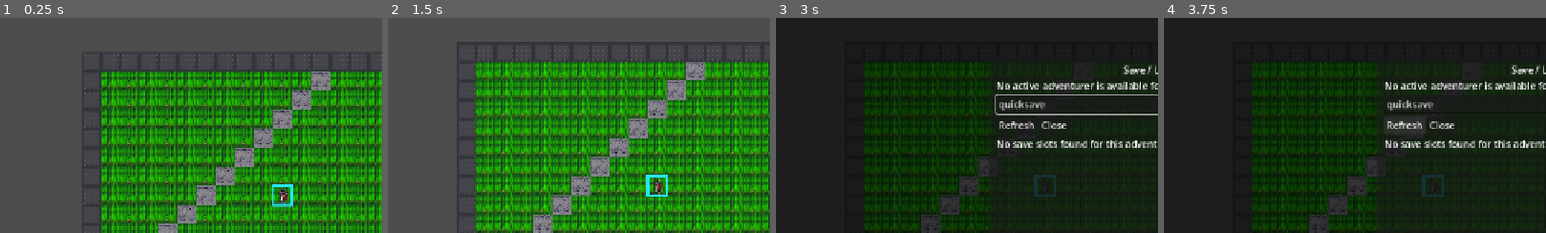
Above: before the commit, frames 1-4 (left to right).
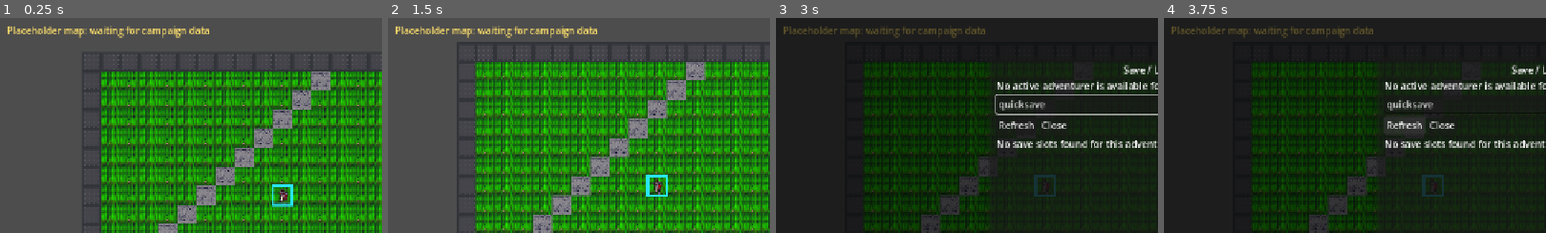
Above: after the commit, the same moments.

Repository: msbel5/ember-rpg
Game: Godot game, scene res://scenes/game_session.tscn
Same seed, same stepped clock (60 frames per second), same inputs: the game is played once before the commit and once after it. This scene is started directly instead of the project's main scene.
Inputs (mouse positions are % of the whole screen's width and height, from its top left):
- Up to frame 1 (0.25 s): no input
- Up to frame 2 (1.5 s): click (43, 96) at 0.52 s; type "Alex" at 0.6 s; click "Send" at 1.25 s
- Up to frame 3 (3 s): click "Quick Save" at 2 s; click "Saves" at 2.75 s
- Up to frame 4 (3.75 s): click "Refresh" at 3.5 s
The pictures show only the part of the screen within x 1-51%, y 11-61%; the shares and areas given below are measured in that part.

The runs differ from the first frame. In frame 1, 1.2% of the frame differs, in the area x 2-55%, y 3-10%; in frame 2, 1.2%; in frame 3, 0.9%; in frame 4, 0.9%.

Commit message:
Fix campaign-first continue filtering and placeholder warnings

Diff:
--- a/godot-client/scenes/title_screen.gd
+++ b/godot-client/scenes/title_screen.gd
@@ -447,10 +447,29 @@
 	sorted_entries.sort_custom(func(left, right) -> bool:
 		return str(left.get("timestamp", "")) > str(right.get("timestamp", ""))
 	)
+	var campaign_entries: Array = []
+	var hidden_incompatible_count := 0
 	for entry in sorted_entries:
 		if entry is Dictionary:
-			load_save_list.add_child(_build_save_row(entry))
-	load_status_label.text = "Found %d save(s)." % sorted_entries.size()
+			if _is_campaign_compatible_save(entry):
+				campaign_entries.append(entry)
+			else:
+				hidden_incompatible_count += 1
+
+	if campaign_entries.is_empty():
+		if hidden_incompatible_count > 0:
+			load_status_label.text = "Only legacy or incompatible saves are available for this player."
+		else:
+			load_status_label.text = "No campaign saves found for this player."
+		return
+
+	for entry in campaign_entries:
+		load_save_list.add_child(_build_save_row(entry))
+	_sync_load_browser_row_buttons()
+	if hidden_incompatible_count > 0:
+		load_status_label.text = "Found %d campaign save(s). Hidden %d legacy save(s)." % [campaign_entries.size(), hidden_incompatible_count]
+	else:
+		load_status_label.text = "Found %d campaign save(s)." % campaign_entries.size()
 
 
 func _build_save_row(entry: Dictionary) -> Control:
@@ -477,9 +496,11 @@
 	row.add_child(info)
 
 	var load_button = Button.new()
+	load_button.name = "LoadButton"
 	var save_id = str(entry.get("save_id", slot_name))
 	load_button.text = "Load"
 	load_button.tooltip_text = "Load %s" % slot_name
+	load_button.disabled = load_browser_busy
 	load_button.pressed.connect(func() -> void:
 		_load_save_from_browser(save_id)
 	)
@@ -488,6 +509,8 @@
 
 
 func _load_save_from_browser(save_id: String) -> void:
+	if load_browser_busy:
+		return
 	if save_id.is_empty():
 		load_status_label.text = "This save is missing a save_id."
 		return
@@ -505,8 +528,23 @@
 	continue_btn.disabled = busy
 	load_refresh_button.disabled = busy
 	load_close_button.disabled = busy
+	_sync_load_browser_row_buttons()
 	if not message.is_empty():
 		load_status_label.text = message
+
+
+func _sync_load_browser_row_buttons() -> void:
+	for child in load_save_list.get_children():
+		if child is HBoxContainer:
+			for grandchild in child.get_children():
+				if grandchild is Button:
+					grandchild.disabled = load_browser_busy
+
+
+func _is_campaign_compatible_save(entry: Dictionary) -> bool:
+	if entry.has("campaign_compatible"):
+		return bool(entry.get("campaign_compatible", true))
+	return false
 
 
 func _update_question_view() -> void:
--- a/godot-client/scripts/ui/minimap_panel.gd
+++ b/godot-client/scripts/ui/minimap_panel.gd
@@ -19,13 +19,17 @@
 
 
 func _refresh() -> void:
-	var map_data = GameState.map_data if not GameState.map_data.is_empty() else TileCatalog.build_placeholder_map(24, 18)
+	var map_data = GameState.map_data
+	if map_data.is_empty():
+		map_texture.texture = null
+		summary_label.text = "No map loaded"
+		return
 	var width = int(map_data.get("width", 0))
 	var height = int(map_data.get("height", 0))
 	var tiles = map_data.get("tiles", [])
 	if width <= 0 or height <= 0 or tiles.is_empty():
 		map_texture.texture = null
-		summary_label.text = "No map loaded"
+		summary_label.text = "Placeholder map loaded" if bool(map_data.get("placeholder", false)) else "No map loaded"
 		return
 
 	var image = Image.create(width, height, false, Image.FORMAT_RGBA8)
@@ -41,7 +45,10 @@
 		image.set_pixel(player_pos.x, player_pos.y, Color(0.95, 0.28, 0.20))
 
 	map_texture.texture = ImageTexture.create_from_image(image)
-	summary_label.text = "%s  %dx%d" % [GameState.get_display_location(), width, height]
+	if bool(map_data.get("placeholder", false)):
+		summary_label.text = "Placeholder map loaded  %dx%d" % [width, height]
+	else:
+		summary_label.text = "%s  %dx%d" % [GameState.get_display_location(), width, height]
 
 
 func _color_for_tile(tile_name: String) -> Color:
--- a/godot-client/scripts/ui/save_load_panel.gd
+++ b/godot-client/scripts/ui/save_load_panel.gd
@@ -113,6 +113,7 @@
 	row.add_child(details)
 
 	var load_button = Button.new()
+	load_button.name = "LoadButton"
 	load_button.text = "Load"
 	load_button.disabled = _is_busy
 	load_button.pressed.connect(func() -> void:
@@ -121,6 +122,7 @@
 	row.add_child(load_button)
 
 	var delete_button = Button.new()
+	delete_button.name = "DeleteButton"
 	delete_button.text = "Delete"
 	delete_button.disabled = _is_busy
 	delete_button.pressed.connect(func() -> void:
--- a/godot-client/scripts/world/world_view.gd
+++ b/godot-client/scripts/world/world_view.gd
@@ -9,11 +9,22 @@
 @onready var entity_layer: Node2D = $WorldViewport/WorldRoot/EntityLayer
 @onready var selection_layer = $WorldViewport/WorldRoot/SelectionLayer
 @onready var world_camera: Camera2D = $WorldViewport/WorldRoot/WorldCamera
+var _placeholder_banner: Label
 
 
 func _ready() -> void:
 	mouse_filter = Control.MOUSE_FILTER_STOP
 	mouse_exited.connect(_on_mouse_exited)
+	_placeholder_banner = Label.new()
+	_placeholder_banner.name = "PlaceholderBanner"
+	_placeholder_banner.visible = false
+	_placeholder_banner.mouse_filter = Control.MOUSE_FILTER_IGNORE
+	_placeholder_banner.position = Vector2(12, 12)
+	_placeholder_banner.z_index = 100
+	_placeholder_banner.text = "Placeholder map: waiting for campaign data"
+	_placeholder_banner.add_theme_color_override("font_color", Color(1.0, 0.88, 0.42))
+	_placeholder_banner.add_theme_font_size_override("font_size", 16)
+	add_child(_placeholder_banner)
 
 	if get_node_or_null("/root/GameState") != null:
 		GameState.map_loaded.connect(_refresh_from_state)
@@ -28,9 +39,11 @@
 
 
 func _refresh_from_state(_payload = null) -> void:
-	var map_payload: Dictionary = GameState.map_data if not GameState.map_data.is_empty() else TileCatalog.build_placeholder_map()
+	var has_real_map := not GameState.map_data.is_empty()
+	var map_payload: Dictionary = GameState.map_data if has_real_map else TileCatalog.build_placeholder_map()
 	if map_payload.is_empty():
 		map_payload = TileCatalog.build_placeholder_map()
+	_update_placeholder_banner(not has_real_map or bool(map_payload.get("placeholder", false)))
 	terrain_layer.render_map(map_payload)
 
 	var player_tile = GameState.player_map_pos
@@ -145,6 +158,8 @@
 
 
 func _describe_hover(tile_position: Vector2i, entity: Dictionary) -> String:
+	if _placeholder_banner != null and _placeholder_banner.visible:
+		return _placeholder_banner.text
 	if not entity.is_empty():
 		var actions = entity.get("context_actions", [])
 		if actions is Array and not actions.is_empty():
@@ -184,6 +199,14 @@
 	return screenshot_capture.capture_image(image, folder, prefix)
 
 
+func _update_placeholder_banner(is_placeholder: bool) -> void:
+	if _placeholder_banner == null:
+		return
+	_placeholder_banner.visible = is_placeholder
+	if is_placeholder:
+		_placeholder_banner.text = "Placeholder map: waiting for campaign data"
+
+
 func _on_mouse_exited() -> void:
 	tooltip_text = ""
 	if selection_layer.has_method("clear_hover"):
--- a/godot-client/tests/run_headless_tests.gd
+++ b/godot-client/tests/run_headless_tests.gd
@@ -373,6 +373,19 @@
 		_assert_true(title_alignment_input.text == "CG", "TitleScreen preserves manual alignment edits when returning from summary")
 		_assert_true(title_skills_input.text == "arcana, history", "TitleScreen preserves manual skill edits when returning from summary")
 		_assert_true(title_mig_input.text == "18", "TitleScreen preserves manual stat edits when returning from summary")
+		title_instance._clear_load_rows()
+		title_instance._on_saves_listed([
+			{"save_id": "legacy_a", "slot_name": "legacy_a", "campaign_compatible": false, "location": "Harbor Town", "timestamp": "2026-03-28T09:00:00"},
+			{"save_id": "campaign_a", "slot_name": "campaign_a", "campaign_compatible": true, "location": "Dragon Eyrie", "timestamp": "2026-03-28T10:00:00"},
+		])
+		var load_save_list = title_instance.get_node("LoadBrowser/VBox/SaveScroll/SaveList")
+		_assert_true(load_save_list.get_child_count() == 1, "TitleScreen hides incompatible save rows in continue flow")
+		_assert_true(title_instance.get_node("LoadBrowser/VBox/StatusLabel").text.contains("campaign save"), "TitleScreen reports campaign-compatible save counts")
+		title_instance._set_load_browser_busy(true, "Loading saves...")
+		await process_frame
+		var load_row = load_save_list.get_child(0)
+		var load_button = load_row.get_node_or_null("LoadButton")
+		_assert_true(load_button != null and load_button.disabled, "TitleScreen disables load buttons while the browser is busy")
 		title_instance.free()
 		await process_frame
 
@@ -441,6 +454,9 @@
 	root.add_child(session_instance)
 	await process_frame
 	var session_world_view = session_instance.get_node("MainMargin/MainVBox/ContentSplit/WorldPane/WorldViewportContainer")
+	var placeholder_banner = session_world_view.get_node_or_null("PlaceholderBanner")
+	_assert_true(placeholder_banner != null and placeholder_banner.visible, "World view shows an explicit placeholder banner when map data is missing")
+	_assert_true(str(placeholder_banner.text).contains("Placeholder map"), "World view placeholder banner is readable")
 	var game_state = _game_state()
 	_assert_true(session_world_view.command_for_entity({"bucket": "npc", "name": "Merchant"}) == "talk merchant", "World view synthesizes talk commands for npc clicks")
 	_assert_true(session_world_view.command_for_entity({"bucket": "enemy", "name": "Wolf"}) == "attack wolf", "World view synthesizes attack commands for enemy clicks")
@@ -468,6 +484,8 @@
 	await process_frame
 	var initial_defend_button = session_instance.get_node("MainMargin/MainVBox/ContentSplit/Sidebar/SidebarContent/SettlementPanel/SettlementMargin/SettlementVBox/QuickActions/DefendButton")
 	_assert_true(initial_defend_button.disabled, "Settlement quick actions stay disabled until settlement data is available")
+	var minimap_summary = session_instance.get_node("MainMargin/MainVBox/ContentSplit/Sidebar/SidebarContent/MinimapPanel/MinimapMargin/MinimapVBox/SummaryLabel")
+	_assert_true(minimap_summary.text == "No map loaded", "Minimap panel labels missing map data explicitly")
 
 	game_state.update_from_response({
 		"player": {
@@ -517,6 +535,7 @@
 
 	var minimap_texture = session_instance.get_node("MainMargin/MainVBox/ContentSplit/Sidebar/SidebarContent/MinimapPanel/MinimapMargin/MinimapVBox/MapTexture")
 	_assert_true(minimap_texture.texture != null, "Minimap panel renders a texture from map data")
+	_assert_true(minimap_summary.text.contains("Placeholder map"), "Minimap panel labels placeholder maps explicitly")
 
 	var narrative_widget = session_instance.get_node("MainMargin/MainVBox/ContentSplit/Sidebar/SidebarContent/NarrativePanel")
 	_assert_true(narrative_widget.get_plain_text().contains("harbor square"), "Narrative panel shows backend narrative")
Not shown, changed: docs/qa/campaign_cutover_visual_log.md
Not shown, changed: docs/qa/demo_signoff_matrix.md
Not shown, changed: docs/qa/rimworld_benchmark_report.md
Not shown, changed: frp-backend/engine/api/campaign_runtime.py
Not shown, changed: frp-backend/engine/api/save/repository.py
Not shown, changed: frp-backend/engine/api/save_routes.py
Not shown, changed: frp-backend/tests/test_campaign_api_v2.py
Not shown, changed: frp-backend/tests/test_campaign_save_load_v2.py
Not shown, changed: frp-backend/tests/test_play.py
Not shown, changed: frp-backend/tests/test_play_topdown.py
Not shown, changed: frp-backend/tools/play.py
Not shown, changed: frp-backend/tools/play_topdown.py
